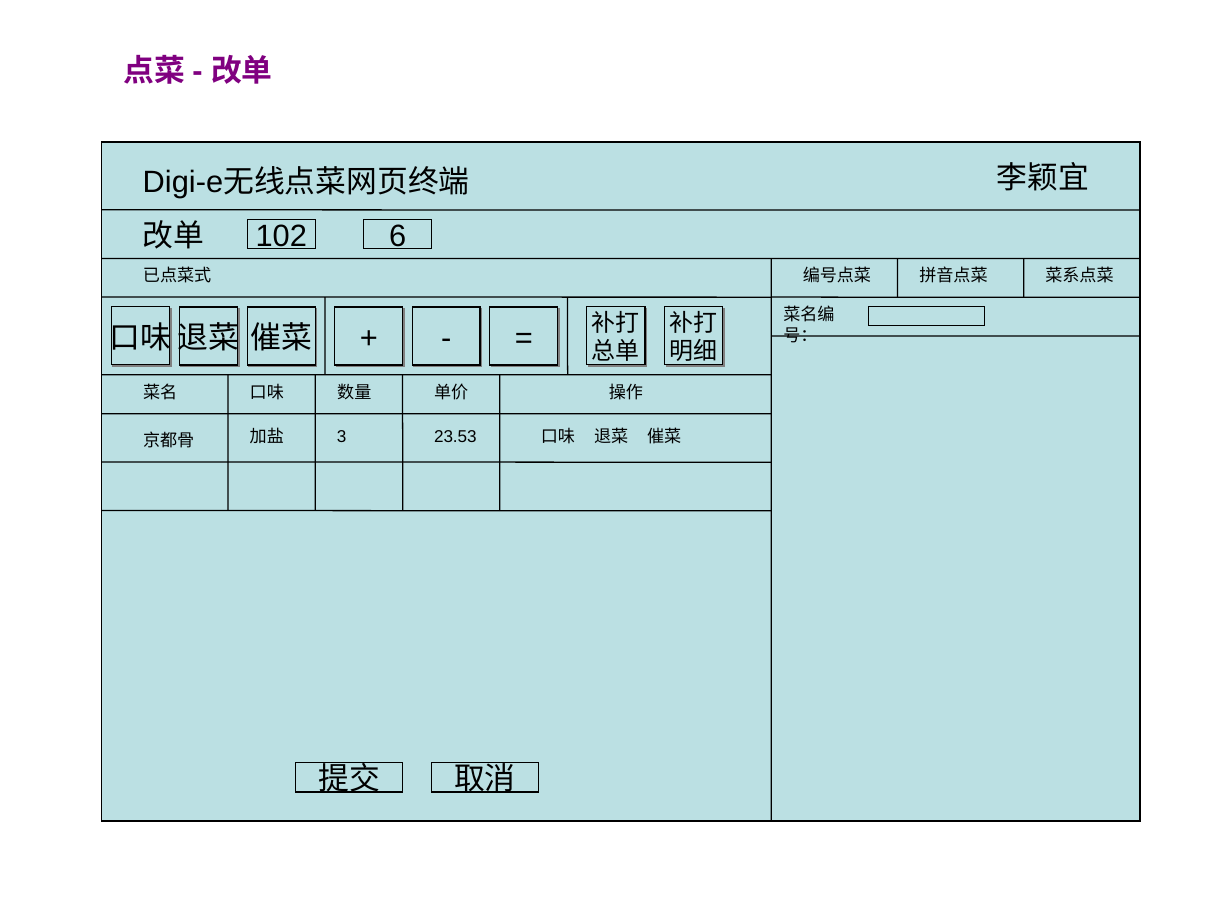
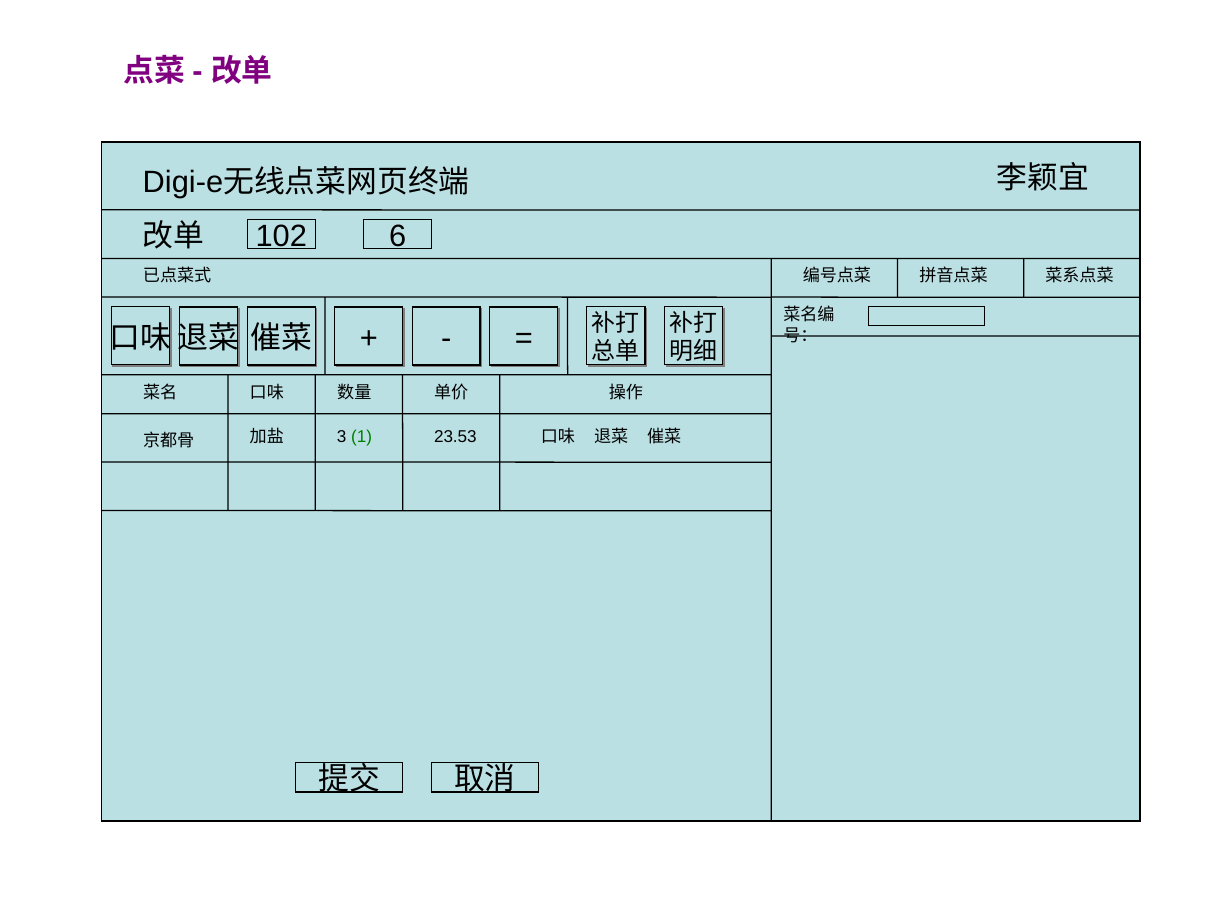
Before and after one commit to runt18/wireless-order-solution, a slide deck: slide 6 of doc/Digi-e网页终端需求.ppt. Drawn at 1232x924 pixels with LibreOffice and Linux fonts; fonts in the diff are those of the drawing. Boxes give left, top, right and bottom in pixels: in the first picture for what was removed or moved away, otherwise in the second. Text is boxed around its words. In the diff, an @@ line names an element or a change of style, - is before the commit and + after.

```diff
--- a/doc/Digi-e网页终端需求.ppt
+++ b/doc/Digi-e网页终端需求.ppt
@@ text at bbox=[337, 429, 372, 446]: text changed; text colour #000000 to #008000 @@
-3
+3 (1)
```
Also in this commit, not shown: 1 other file.
